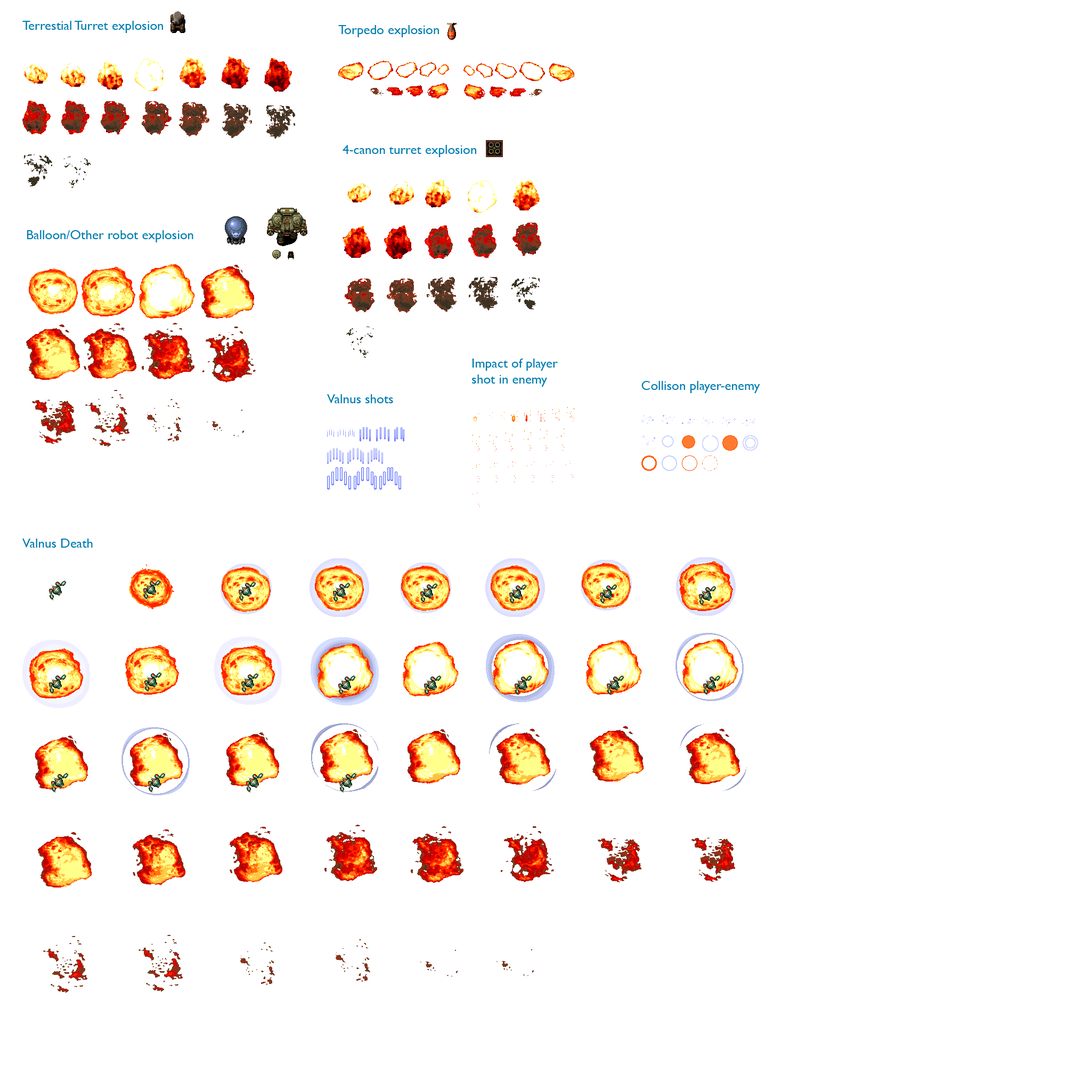
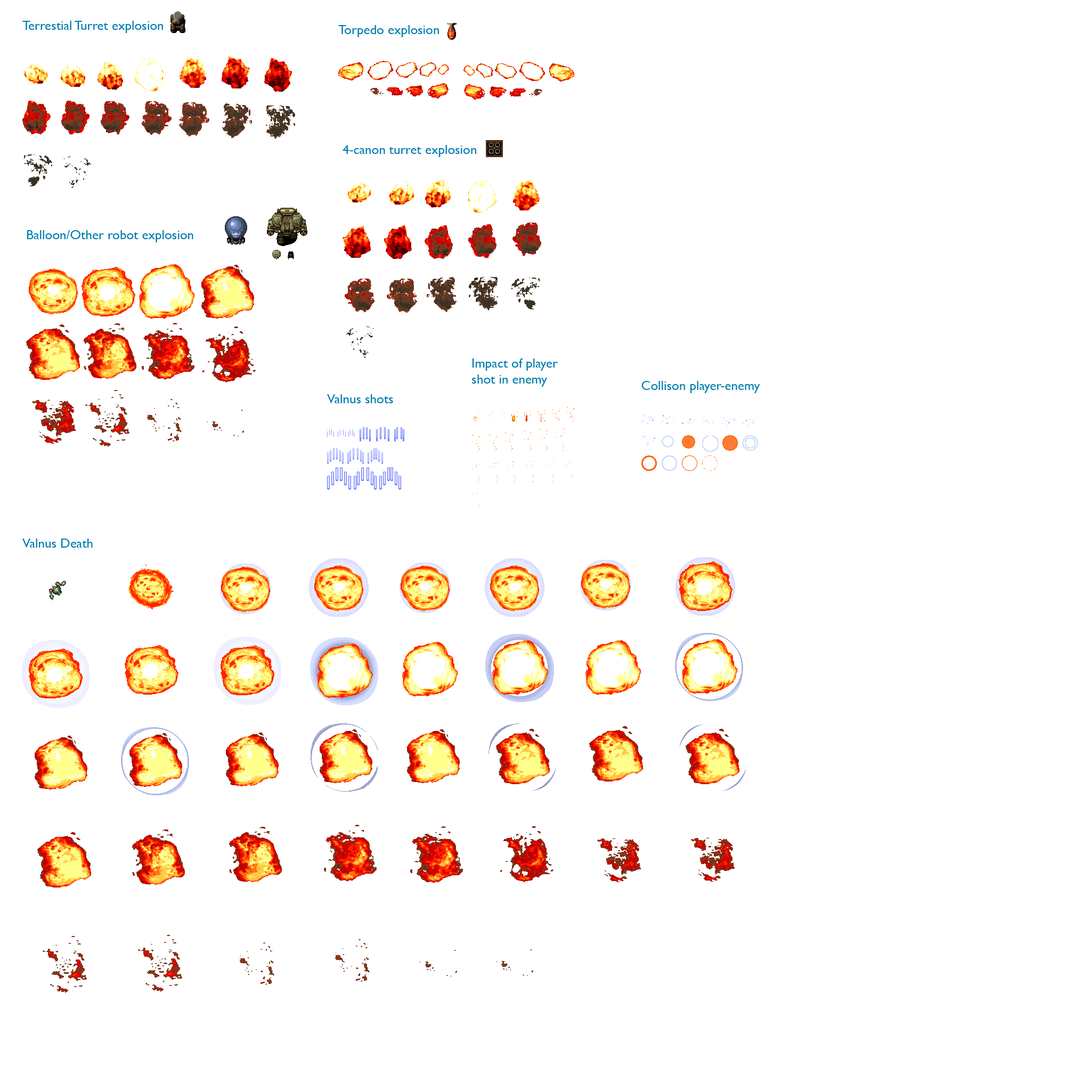
Layers edited between the first and the second 1091px x 1091px image:
added layer "Capa 5" above "Capa 2" over [21, 557, 747, 994]
painted on "Capa 2" over [22, 557, 748, 994]
